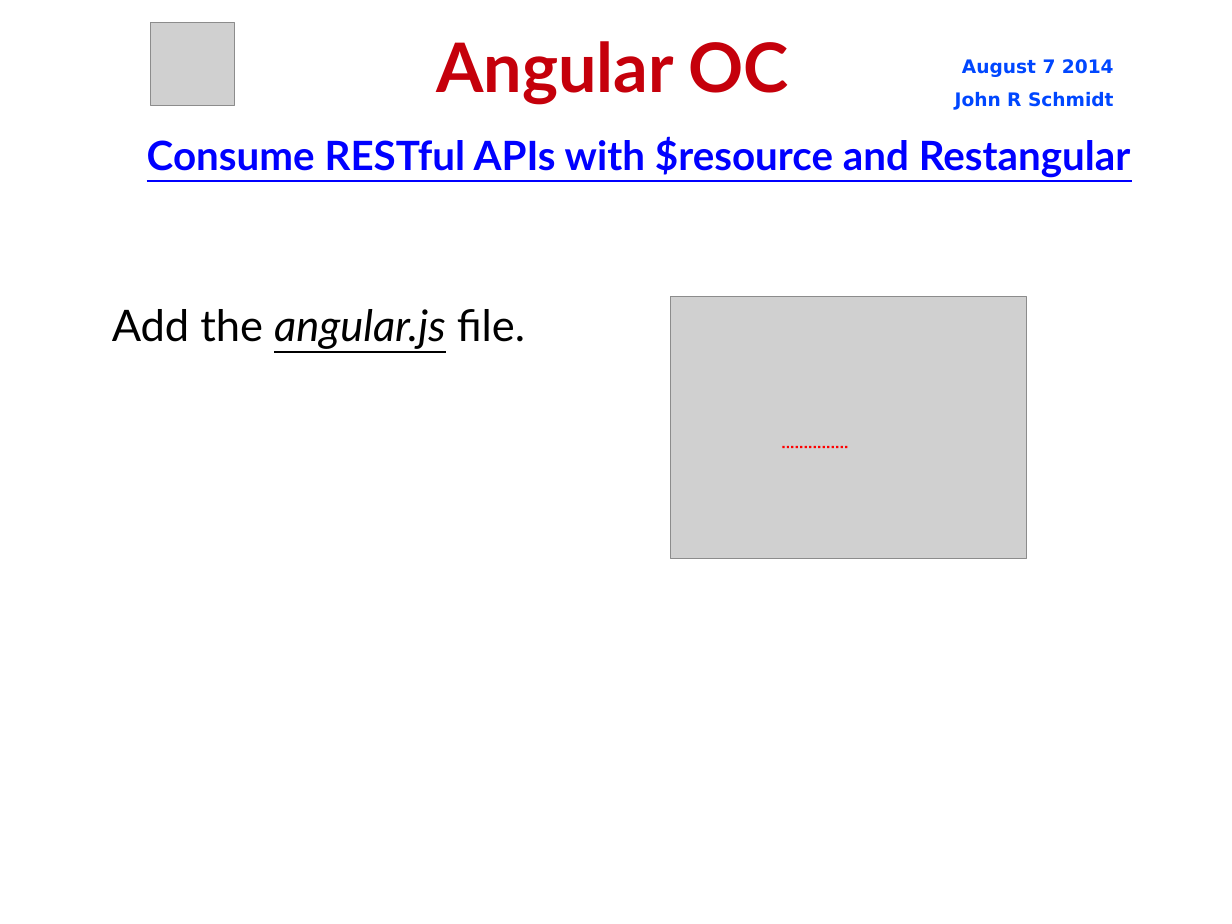
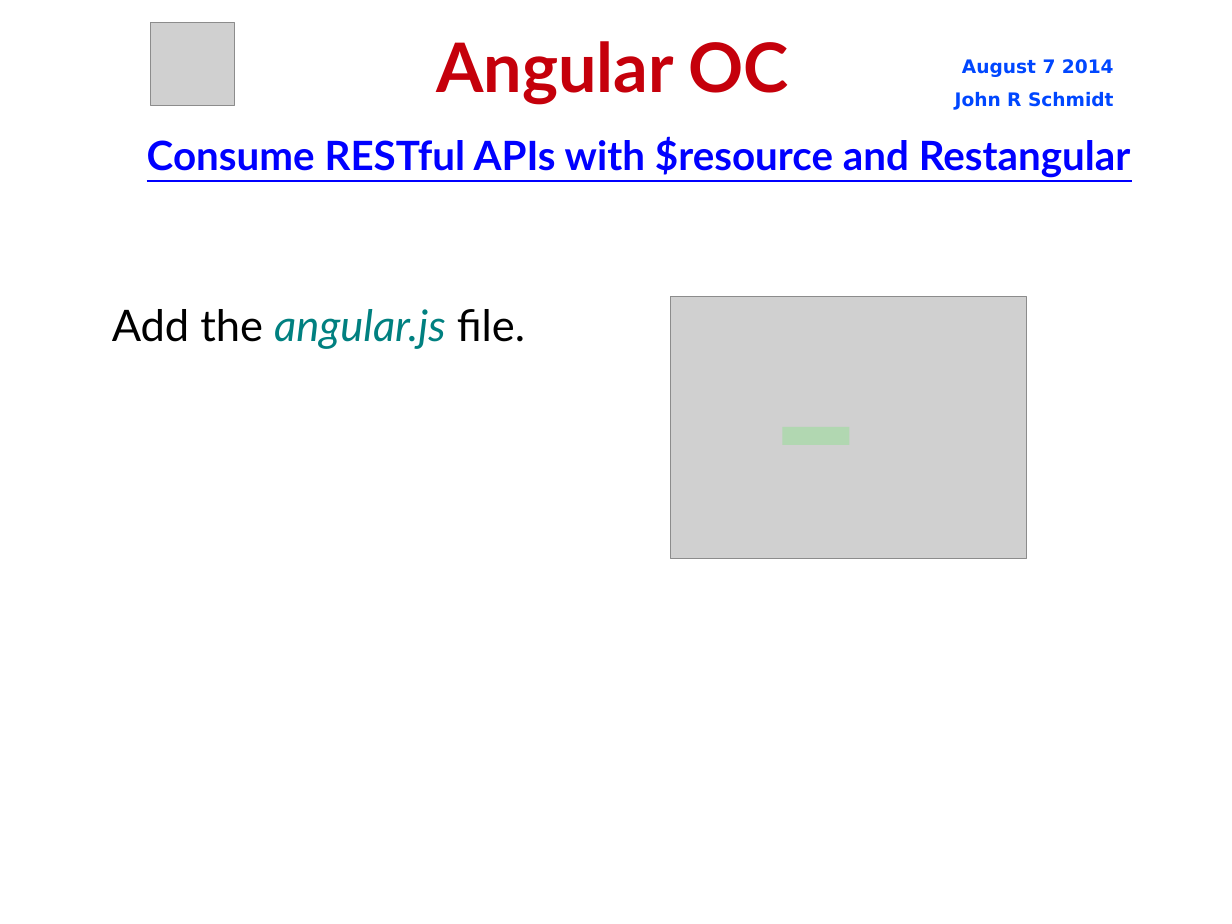
Before and after one commit to jrschmidt/fifa-angular-rest-demo, a slide deck: slide 18 of fifa.odp. Drawn at 1232x924 pixels with LibreOffice and Linux fonts; fonts in the diff are those of the drawing; grey boxes stand for pictures; background and template pictures are left out. Boxes give left, top, right and bottom in pixels: in the first picture for what was removed or moved away, otherwise in the second. Text is boxed around its words. In the diff, an @@ line names an element or a change of style, - is before the commit and + after.

Commit message:
change styles for some elements in the presentation

```diff
--- a/fifa.odp
+++ b/fifa.odp
@@ subtitle "Add the angular.js file." at [112,309,525,349]: text colour #000000 to #008080, underline off in "angular.js" @@
@@ line moved from (783, 447) - (850, 447) to (783, 436) - (850, 436) @@
@@ line (783, 436) - (850, 436): stroke #FF0000 1.45 pt to #00FF00 11.51 pt @@
```
Also in this commit, not shown: 15 other slides changed.
